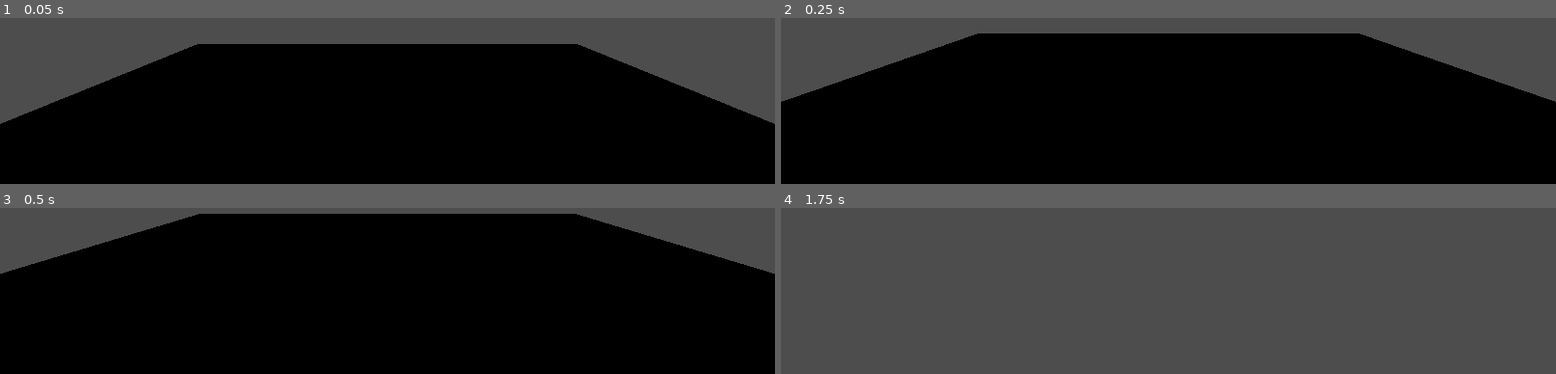
Above: before the commit, frames 1-4 (two rows, left to right).
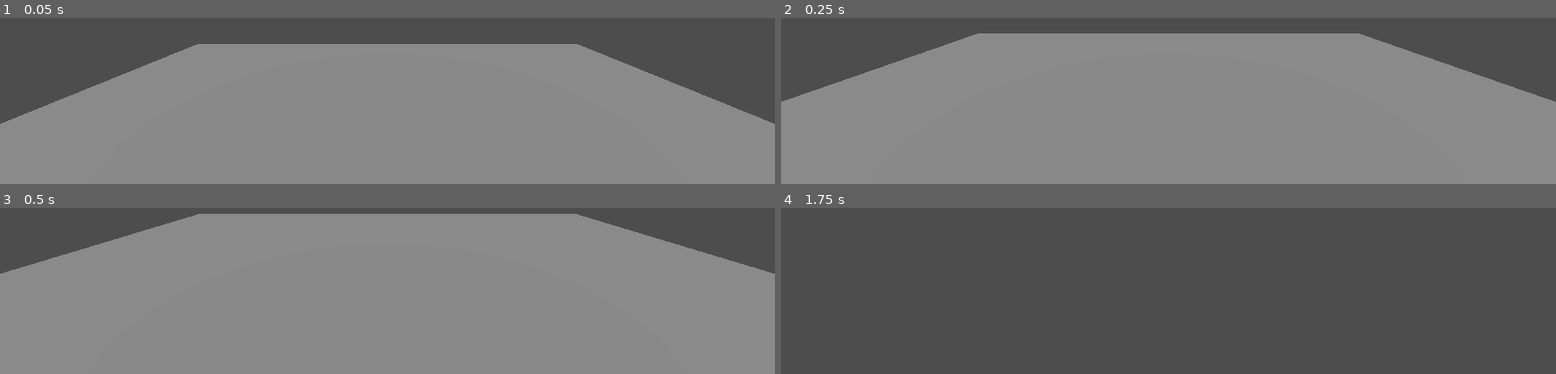
Above: after the commit, the same moments.

Repository: DrOtter3000/janitory-activity-2
Game: Godot game, scene res://home.tscn
Two runs of this game, one before a commit and one after it. Both use one fixed random seed, a clock stepped at 60 frames per second and the inputs below.
Inputs (mouse positions are in pixels of both pictures, inside the frame that each line leads up to):
- Up to frame 1 (0.05 s): no input
- Up to frame 2 (0.25 s): no input
- Up to frame 3 (0.5 s): no input
- Up to frame 4 (1.75 s): move the mouse to (outside the picture) at 0.52 s; hold W (forward) from 0.53 s (still down); tap Space (jump) at 0.77, 1.52 s; move the mouse to (outside the picture) at 1.27 s

The runs differ from the first frame. In frame 1, 72% of the frame differs, in the area x 0-100%, y 15-100%; in frame 2, 80%; in frame 3, 87%, in the area x 0-100%, y 3-100%; in frame 4, nothing differs.

Commit message:
add walking sounds

Diff:
--- a/home.tscn
+++ b/home.tscn
@@ -20,3 +20,6 @@
 
 [node name="Player" parent="." instance=ExtResource("1_he85h")]
 transform = Transform3D(1, 0, 0, 0, 1, 0, 0, 0, 1, 0, 2, 0)
+
+[node name="DirectionalLight3D" type="DirectionalLight3D" parent="."]
+transform = Transform3D(1, 0, 0, 0, 0.5, 0.866025, 0, -0.866025, 0.5, 0, 8, 0)
--- a/player.gd
+++ b/player.gd
@@ -6,13 +6,19 @@
 var jump_speed = 5
 var mouse_sensitivity = 0.002
 
-#Vars for CamBob
+#CamBob
 var direction = Vector3.ZERO
 var _delta = 0.0
 var cb_speed = 7
 var cb_height = 0.5
 @onready var camera = $Camera3D
 @onready var cameraPos :Vector3 = camera.position
+
+#Ground detection
+var noiseFootstep = 0.0
+var numberOfFootsteps = 3
+var running = false
+
 
 func _ready():
 	Input.mouse_mode = Input.MOUSE_MODE_CAPTURED
@@ -24,6 +30,7 @@
 
 func _process(delta):
 	cambob(delta)
+	handle_ground()
 
 
 func _input(event):
@@ -58,3 +65,25 @@
 
 	var objCam = cameraPos + Vector3.UP * sin(cam_bob) * cb_height
 	camera.position = camera.position.lerp(objCam, delta)
+
+
+func handle_ground():
+	if $GroundDetectionRayCast.is_colliding():
+		var terrain = $GroundDetectionRayCast.get_collider().get_parent()
+		if terrain != null:
+			var terraingroup = terrain.get_groups()[0]
+			walking_sounds(terraingroup)
+
+
+func walking_sounds(group : String):
+	if (int(velocity.x) != 0) || (int(velocity.z != 0)):
+		noiseFootstep += 0.1
+
+	if noiseFootstep > numberOfFootsteps and is_on_floor():
+		match group:
+			"WoodenFloor":
+				$FootstepsSFX.stream = load("res://SFX/Effects/WoodenFloorWalk.ogg")
+
+		$FootstepsSFX.pitch_scale = randf_range(0.8, 1.2)
+		$FootstepsSFX.play()
+		noiseFootstep = 0.0
--- a/player.tscn
+++ b/player.tscn
@@ -14,3 +14,8 @@
 
 [node name="Camera3D" type="Camera3D" parent="."]
 transform = Transform3D(1, 0, 0, 0, 1, 0, 0, 0, 1, 0, 0.546167, 0)
+
+[node name="GroundDetectionRayCast" type="RayCast3D" parent="."]
+transform = Transform3D(1, 0, 0, 0, 1, 0, 0, 0, 1, 0, -0.203024, 0)
+
+[node name="FootstepsSFX" type="AudioStreamPlayer" parent="."]
Not shown, added: SFX/Effects/WoodenFloorWalk.ogg.import
Not shown, added: SFX/Effects/WoodenFloorWalk.ogg
